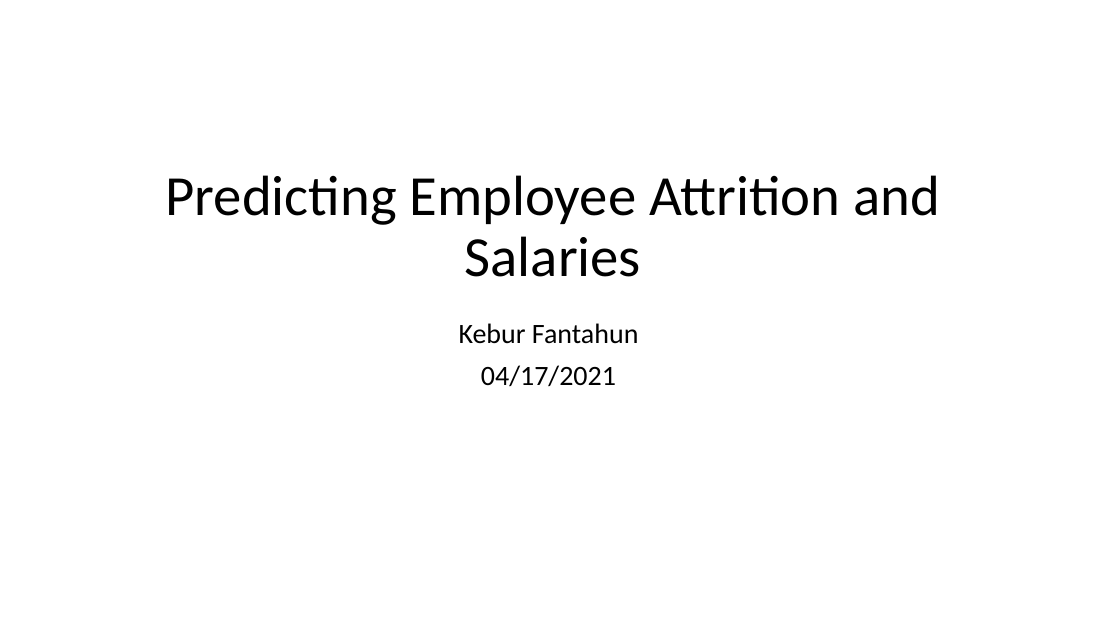
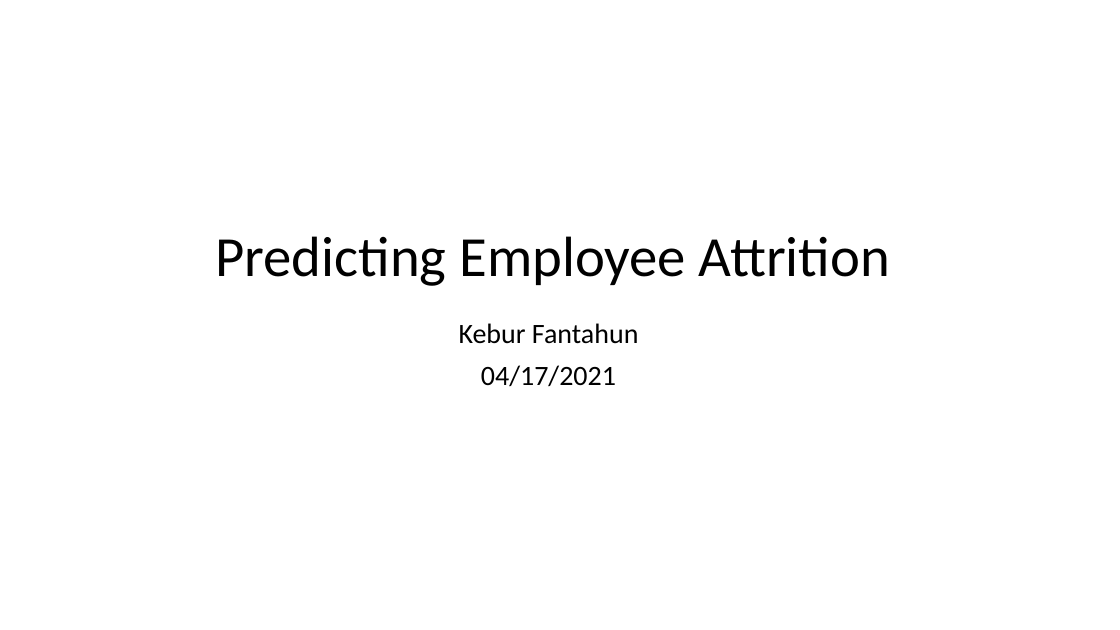
Before and after one commit to KeburFantahun/CaseStudy2DDS_KeburF, a slide deck: slide 1 of CaseStudy2_DDS_Kebur_Fantahun.pptx. Drawn at 1120x630 pixels with LibreOffice and Linux fonts; fonts in the diff are those of the drawing. Boxes give left, top, right and bottom in pixels: in the first picture for what was removed or moved away, otherwise in the second. Text is boxed around its words. In the diff, an @@ line names an element or a change of style, - is before the commit and + after.

```diff
--- a/CaseStudy2_DDS_Kebur_Fantahun.pptx
+++ b/CaseStudy2_DDS_Kebur_Fantahun.pptx
@@ title at (215, 236, 890, 286): text changed @@
-Predicting Employee Attrition and Salaries
+Predicting Employee Attrition
```
Also in this commit, not shown: 2 other slides changed, 21 slides added, 19 slides removed, 11 other files.
